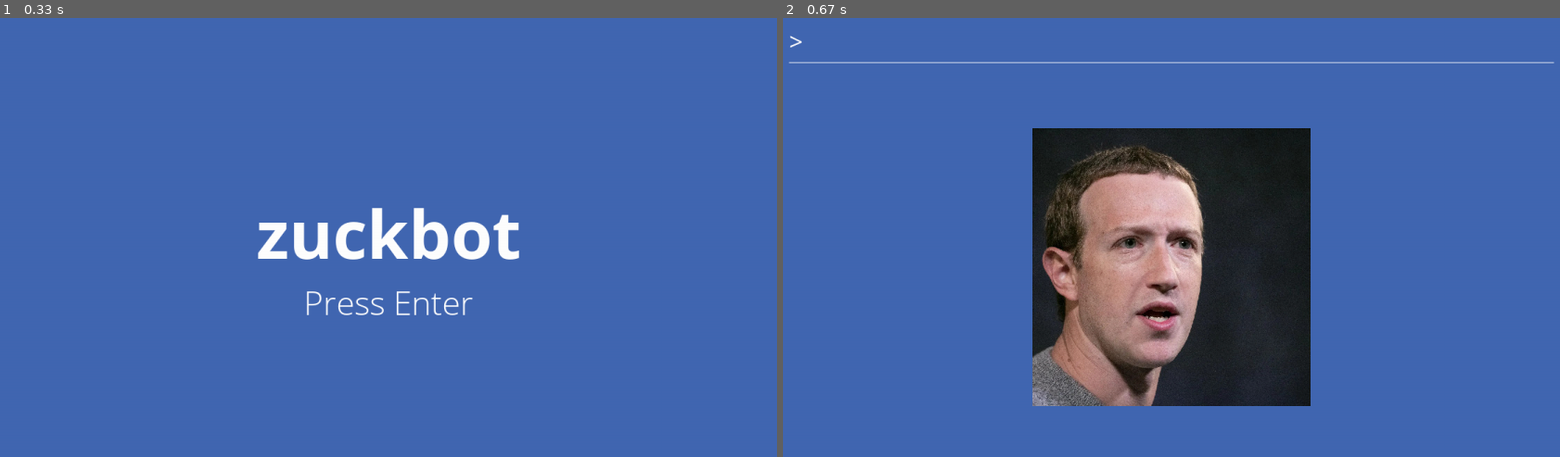
Above: before the commit, frames 1-2 (left to right).
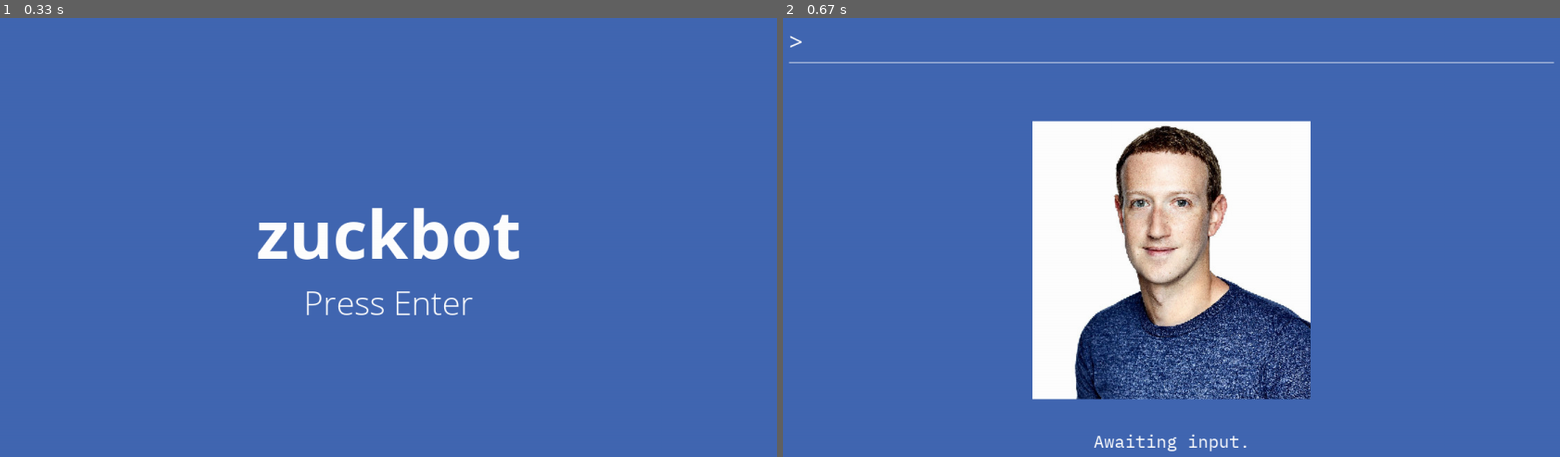
Above: after the commit, the same moments.

Repository: FrancisLangit/zuckbot
Game: pygame game, started from zuckbot/main.py
The game is run twice, just before and just after one commit, with the same random seed, the same clock (stepped at 60 frames per second) and the same inputs.
Inputs:
- Up to frame 1 (0.33 s): no input
- Up to frame 2 (0.67 s): tap Enter at 0.33 s

Frame 1 is identical in both runs. In frame 2, 23% of the frame differs, in the area x 32-68%, y 23-99%.

Commit message:
Add Zuckbot answer_text with custom font

Diff:
--- a/zuckbot/gamestates/objects/zuckbot.py
+++ b/zuckbot/gamestates/objects/zuckbot.py
@@ -2,6 +2,8 @@
 
 import pygame
 import pyttsx3
+
+from .centered_text import Centered_Text
 
 
 class Zuckbot:
@@ -18,8 +20,18 @@
         self.tts_engine = pyttsx3.init()
         self.answers = self._get_answers_dict()
 
-        self.image = pygame.image.load(self.settings.zuckbot_negative_filename)
+        self.image = pygame.image.load(self.settings.zuckbot_neutral_filename)
         self.image_rect = self.image.get_rect(center=self.screen_rect.center)
+        self.image_rect.y -= 10
+
+        self.answer_text = Centered_Text(
+            gamestate,
+            self.settings.font_mono_filename,
+            25,
+            self.settings.font_color,
+            "Awaiting input.",
+            250,
+        )
 
 
     def _get_answers_dict(self):
@@ -57,3 +69,4 @@
     def blitme(self):
         """Blits the object onto the screen."""
         self.screen.blit(self.image, self.image_rect)
+        self.answer_text.blitme()
--- a/zuckbot/settings.py
+++ b/zuckbot/settings.py
@@ -17,6 +17,7 @@
         self.font_bold_filename = 'data/fonts/open_sans_bold.ttf'
         self.font_light_filename = 'data/fonts/open_sans_light.ttf'
         self.font_regular_filename = 'data/fonts/open_sans_reg.ttf'
+        self.font_mono_filename = 'data/fonts/ibm_plex_mono_reg.ttf'
 
         # Question Input
         self.question_input_max_length = 64
Binary file added: zuckbot/data/fonts/ibm_plex_mono_reg.ttf
